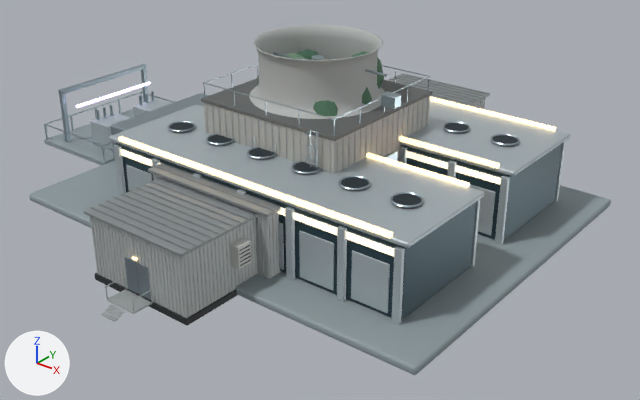
The Blender file tools/blender/campus-catalog.blend as it was, and as the next commit left it.
Before and after are seen from a 50 mm camera at (36.8, -45.7, 28.7) aimed at (0.1, 0.1, 0.3). Arrows for +X, +Y and +Z are at lower left; the lights stay in place. The older version comes first.

The first picture shows 'CTRL_HOUSE Prefab standing-seam roof', 'EHOUSE Prefab panel rib', 'EHOUSE Prefab standing-seam roof', 'Fan deck.001', 'MAP_CAMPUS Ceramic-coated pearl aluminum', 'MAP_CAMPUS Honed concrete plinth', 'MAP_CAMPUS Mechanical brushed steel', 'MAP_CAMPUS Recessed graphite panels', 'MAP_CAMPUS Service recess', 'MAP_CAMPUS Symbol warm clerestory', 'MAP_CAMPUS Warm white recessed fixtures', 'Symbol HV bus', 'TOWER_CELL Tower FRP casing', 'Wall panel body', 'Wall panel body.001' and 11 more.
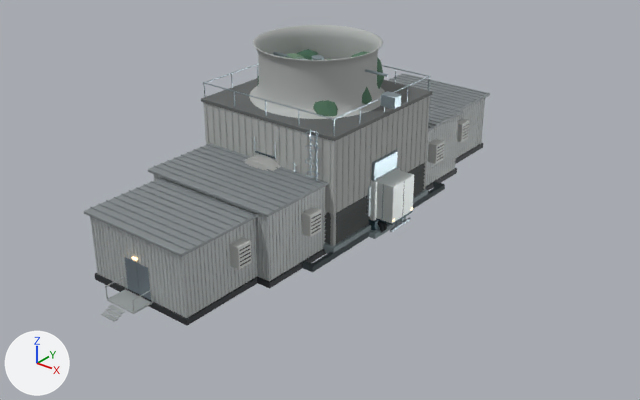
Changed parts and their boxes [x1, y1, x2, y2] in the pictures (640 x 400 px):
'MAP_CAMPUS Ceramic-coated pearl aluminum', deleted
    before: [90, 98, 570, 325]
'MAP_CAMPUS Honed concrete plinth', deleted
    before: [29, 109, 611, 375]
'MAP_CAMPUS Recessed graphite panels', deleted (dark cyan)
    before: [116, 143, 562, 320]
'MAP_CAMPUS Warm white recessed fixtures', deleted
    before: [118, 96, 556, 238]
'MAP_CAMPUS Mechanical brushed steel', deleted
    before: [44, 64, 520, 208]
'MAP_CAMPUS Symbol warm clerestory', deleted (mostly hidden)
    before: [120, 149, 501, 257]
'MAP_CAMPUS Service recess', deleted
    before: [170, 122, 518, 206]
'Symbol HV bus', deleted
    before: [76, 82, 151, 108]
'CTRL_HOUSE Prefab standing-seam roof', unchanged, uncovered by the edit
    before: [148, 163, 281, 217]
    after: [148, 103, 463, 217]
'Wall panel body.001', unchanged, uncovered by the edit
    before: [154, 175, 280, 279]
    after: [154, 116, 459, 281]
'CTRL_HOUSE Prefab panel rib', unchanged, uncovered by the edit
    before: [154, 174, 281, 278]
    after: [154, 116, 458, 280]
'Box trailer', unchanged, uncovered by the edit
    after: [376, 170, 414, 223]

What changed in the scene script:
```text
Remove ob_map_campus_honed_concrete_plinth:
    ob_map_campus_honed_concrete_plinth = bpy.data.objects.new('MAP_CAMPUS Honed concrete plinth', me_campus_symbol_plinth)
    ob_map_campus_honed_concrete_plinth.parent = ob_map_campus
    ob_map_campus_honed_concrete_plinth.location = (0.0, 0.0, 0.0)
Remove ob_map_campus_recessed_graphite_panels:
    ob_map_campus_recessed_graphite_panels = bpy.data.objects.new('MAP_CAMPUS Recessed graphite panels', me_campus_symbol_hall)
    ob_map_campus_recessed_graphite_panels.parent = ob_map_campus
    ob_map_campus_recessed_graphite_panels.location = (0.0, 0.0, 0.0)
Remove ob_map_campus_ceramic_coated_pearl_aluminum:
    ob_map_campus_ceramic_coated_pearl_aluminum = bpy.data.objects.new('MAP_CAMPUS Ceramic-coated pearl aluminum', me_folded_symbol_roof)
    ob_map_campus_ceramic_coated_pearl_aluminum.parent = ob_map_campus
    ob_map_campus_ceramic_coated_pearl_aluminum.location = (0.0, 0.0, 0.0)
Remove ob_map_campus_symbol_warm_clerestory:
    ob_map_campus_symbol_warm_clerestory = bpy.data.objects.new('MAP_CAMPUS Symbol warm clerestory', me_symbol_clerestory_band)
    ob_map_campus_symbol_warm_clerestory.parent = ob_map_campus
    ob_map_campus_symbol_warm_clerestory.location = (0.0, 0.0, 0.0)
Remove ob_map_campus_warm_white_recessed_fixtures:
    ob_map_campus_warm_white_recessed_fixtures = bpy.data.objects.new('MAP_CAMPUS Warm white recessed fixtures', me_symbol_roof_edge_light)
    ob_map_campus_warm_white_recessed_fixtures.parent = ob_map_campus
    ob_map_campus_warm_white_recessed_fixtures.location = (0.0, 0.0, 0.0)
Remove ob_map_campus_mechanical_brushed_steel:
    ob_map_campus_mechanical_brushed_steel = bpy.data.objects.new('MAP_CAMPUS Mechanical brushed steel', me_campus_symbol_service_wing)
    ob_map_campus_mechanical_brushed_steel.parent = ob_map_campus
    ob_map_campus_mechanical_brushed_steel.location = (0.0, 0.0, 0.0)
Remove ob_symbol_hv_bus:
    ob_symbol_hv_bus = bpy.data.objects.new('Symbol HV bus', me_symbol_hv_bus)
    ob_symbol_hv_bus.parent = ob_map_campus
    ob_symbol_hv_bus.location = (0.0, 0.0, 0.0)
Remove ob_map_campus_service_recess:
    ob_map_campus_service_recess = bpy.data.objects.new('MAP_CAMPUS Service recess', me_cylinder_129)
    ob_map_campus_service_recess.parent = ob_map_campus
    ob_map_campus_service_recess.location = (0.0, 0.0, 0.0)
```
